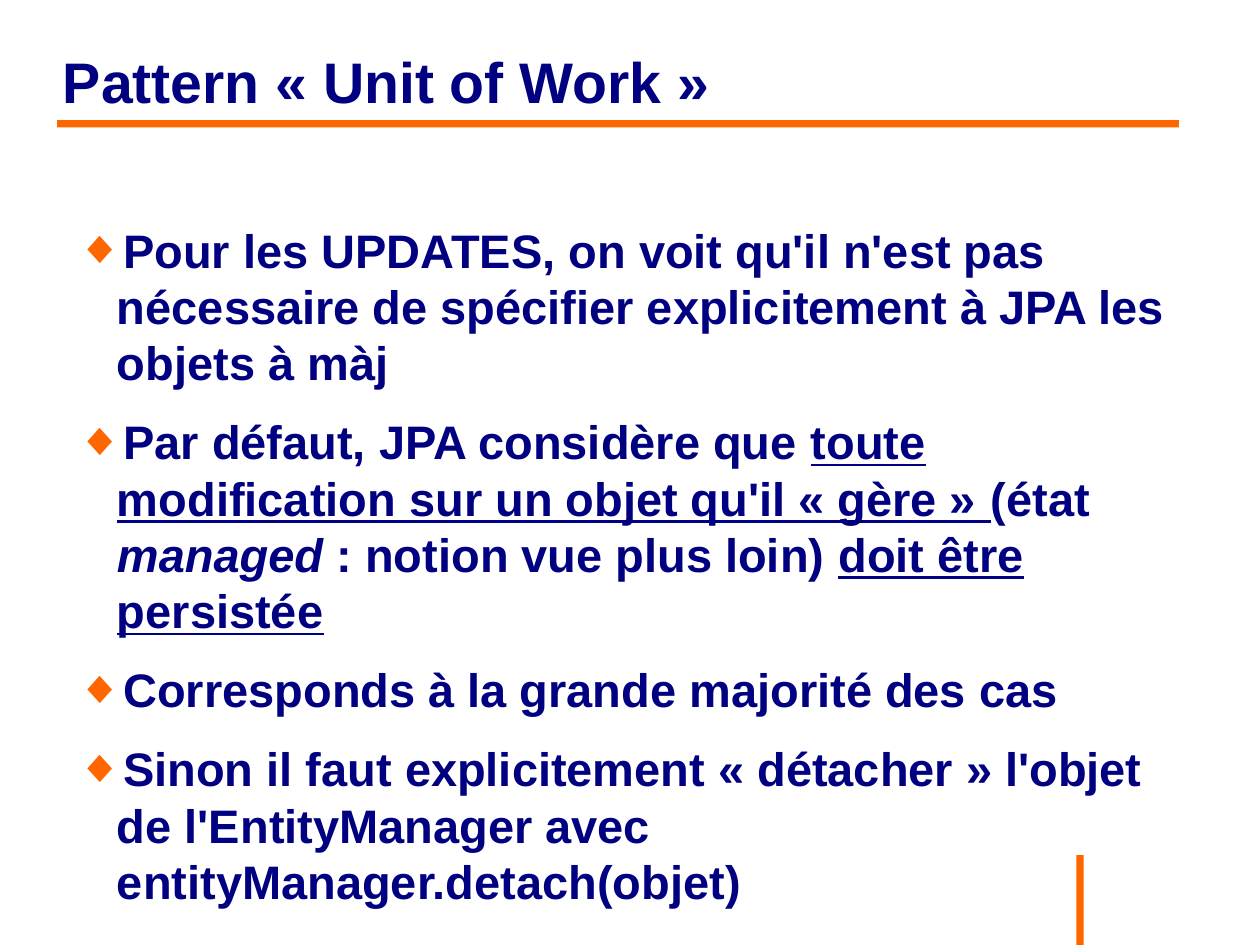
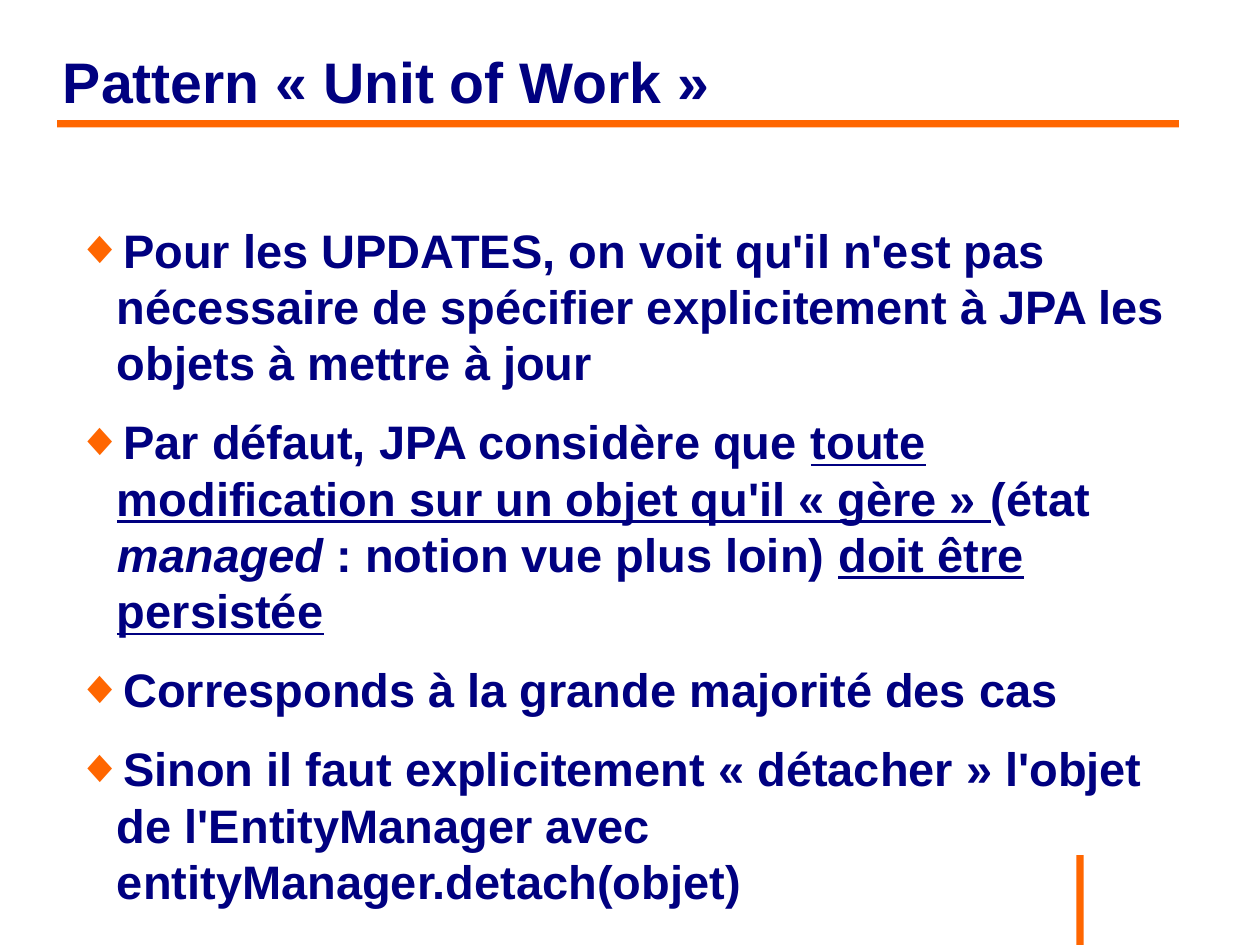
Before and after one commit to philphils/formation-hibernate-basique, a slide deck: slide 49 of Documentation/diapo_formation_hibernate.odp (slide 48 before the commit). Drawn at 1260x945 pixels with LibreOffice and Linux fonts; fonts in the diff are those of the drawing; background and template pictures are left out. Boxes give left, top, right and bottom in pixels: in the first picture for what was removed or moved away, otherwise in the second. Text is boxed around its words. In the diff, an @@ line names an element or a change of style, - is before the commit and + after.

```diff
--- a/Documentation/diapo_formation_hibernate.odp
+++ b/Documentation/diapo_formation_hibernate.odp
@@ text at (117, 234, 1164, 389): text changed @@
-◆ Pour les UPDATES, on voit qu'il n'est pas nécessaire de spécifier explicitement à JPA les objets à màj
+◆ Pour les UPDATES, on voit qu'il n'est pas nécessaire de spécifier explicitement à JPA les objets à mettre à jour
```
Also in this commit, not shown: 26 other slides changed, 2 slides added, 1 slide removed.
